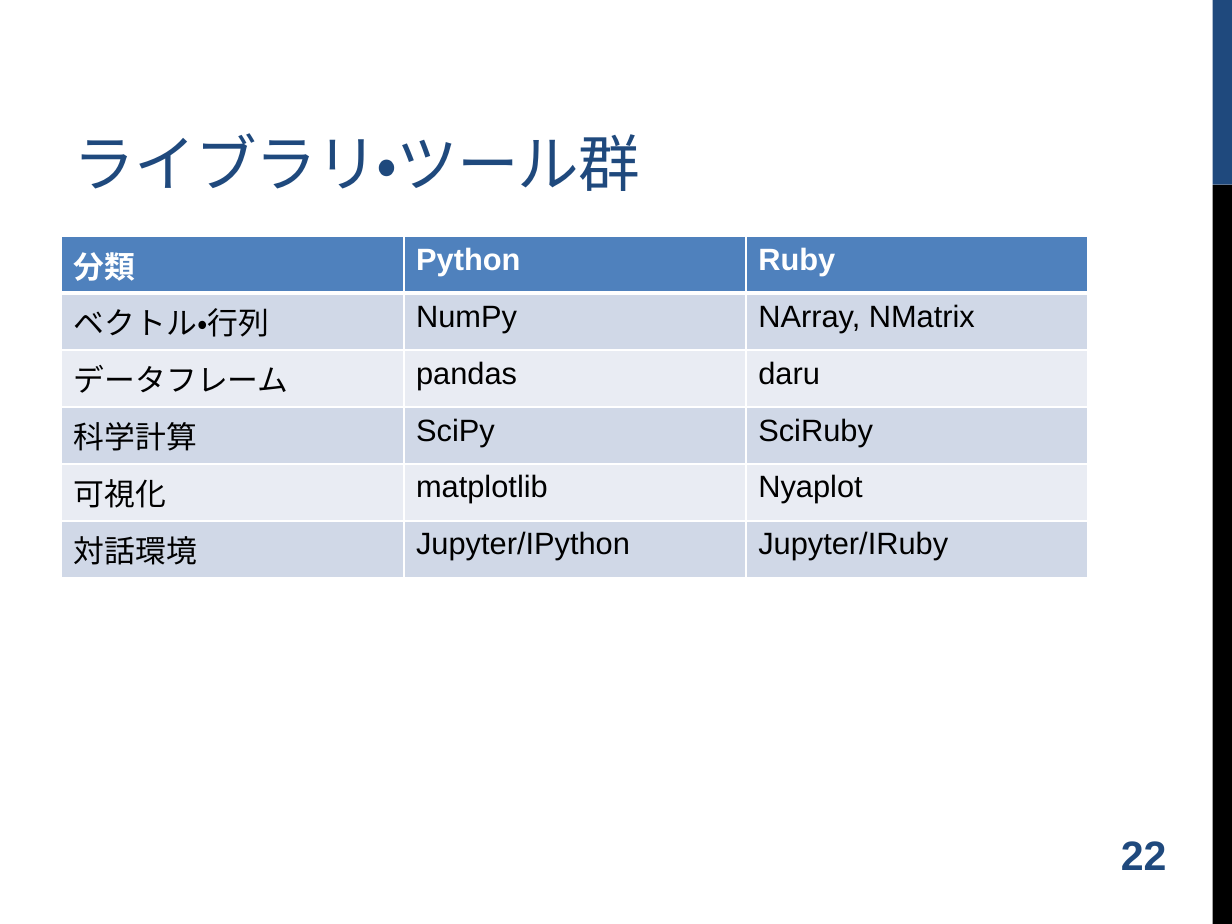
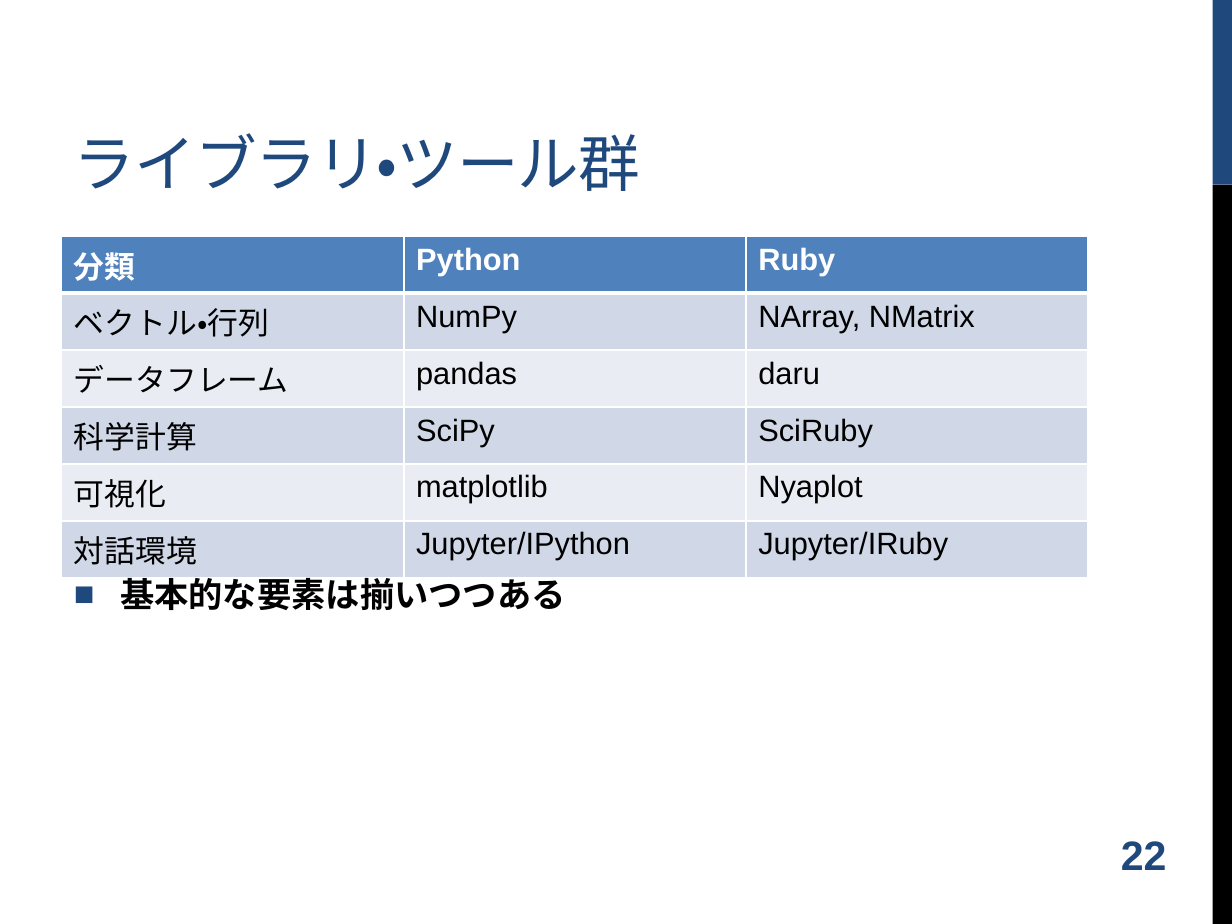
Before and after one commit to shugo/DCW2016, a slide deck: slide 23 of ruby_data_analysis.pptx. Drawn at 1232x924 pixels with LibreOffice and Linux fonts; fonts in the diff are those of the drawing; background and template pictures are left out. Boxes give left, top, right and bottom in pixels: in the first picture for what was removed or moved away, otherwise in the second. Text is boxed around its words. In the diff, an @@ line names an element or a change of style, - is before the commit and + after.

```diff
--- a/ruby_data_analysis.pptx
+++ b/ruby_data_analysis.pptx
@@ text added at <box>120,572,566,610</box>, 20 pt, text #000000, bold @@
+■ 基本的な要素は揃いつつある
```
Also in this commit, not shown: 1 other slide changed, 1 slide added, 2 other files.
